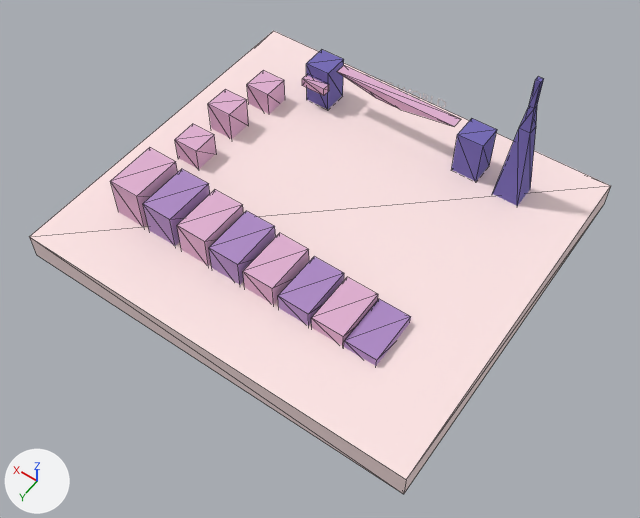
One commit to the glTF model front/public/assets/small.glb: the scene before it, then after it.
Rendered twice from a camera (50 mm lens) standing at (-116.0, 178.0, 233.0) and looking at (-9.0, 28.0, -2.0). Arrows for +X, +Y and +Z are at lower left; the lights stay in place. Mesh edges are drawn as thin lines on the coarser meshes. Where no turn or scale is listed for an object, it has been applied to the vertices.

The older version as bpy lines, for what is in view:
```python
ob_cube_004 = bpy.data.objects.new('Cube.004', me_cube_005)
ob_cube_004.location = (-24.8, 47.4, -2.5)
ob_cube_006 = bpy.data.objects.new('Cube.006', me_cube_007)
ob_cube_006.location = (1.0, 47.4, -2.5)
ob_cube_007 = bpy.data.objects.new('Cube.007', me_cube_008)
ob_cube_007.location = (15.2, 47.4, -2.5)
ob_cube_008 = bpy.data.objects.new('Cube.008', me_cube_009)
ob_cube_008.location = (29.2, 47.4, -2.5)
ob_cube_009 = bpy.data.objects.new('Cube.009', me_cube_010)
ob_cube_009.location = (42.8, 47.4, -2.5)
ob_cube_010 = bpy.data.objects.new('Cube.010', me_cube_011)
ob_cube_010.location = (57.6, 47.4, -2.5)
# also in view: 'Cube.001' at (58.0, 13.0, -1.0); 'Cube.005' at (-28.0, 41.0, -4.0); 'Cube.013' at (-28.0, -41.0, 4.0); 'Cube' at (3.0, 7.0, -10.0); 'Cube.016' at (55.0, -26.0, -2.0)
```
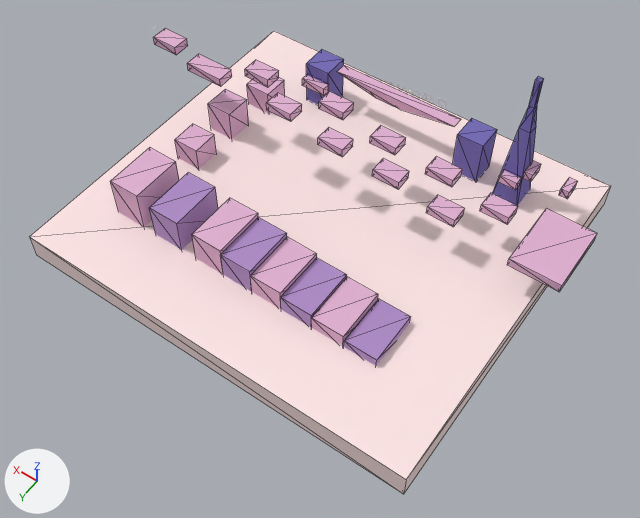
Commit message: Small Test Map update

Diff of the bpy script that builds the scene:
```diff
--- a/front/public/assets/small.glb.py
+++ b/front/public/assets/small.glb.py
@@ ob_cube_006 @@
 ob_cube_006 = bpy.data.objects.new('Cube.006', me_cube_007)
-ob_cube_006.location = (1.0, 47.4, -2.5)
+ob_cube_006.location = (0.0, 47.4, -2.5)
@@ ob_cube_007 @@
 ob_cube_007 = bpy.data.objects.new('Cube.007', me_cube_008)
-ob_cube_007.location = (15.2, 47.4, -2.5)
+ob_cube_007.location = (12.1, 47.4, -2.5)
@@ ob_cube_008 @@
 ob_cube_008 = bpy.data.objects.new('Cube.008', me_cube_009)
-ob_cube_008.location = (29.2, 47.4, -2.5)
+ob_cube_008.location = (24.2, 47.4, -2.5)
@@ ob_cube_009 @@
 ob_cube_009 = bpy.data.objects.new('Cube.009', me_cube_010)
-ob_cube_009.location = (42.8, 47.4, -2.5)
+ob_cube_009.location = (36.2, 47.4, -2.5)
@@ ob_cube_010 @@
 ob_cube_010 = bpy.data.objects.new('Cube.010', me_cube_011)
-ob_cube_010.location = (57.6, 47.4, -2.5)
+ob_cube_010.location = (54.6, 47.4, -2.5)
@@ ob_cube_031 @@
+ob_cube_031 = bpy.data.objects.new('Cube.031', me_cube_032)  # a box spanning x 44.3..54.55, y -41.34..-34.87, z 6.64..9.91; in mat_material_002 (pink #e1afd1)
+ob_cube_031.location = (30.1, 35.5, 19.8)
@@ ob_cube_030 @@
+ob_cube_030 = bpy.data.objects.new('Cube.030', me_cube_031)  # a box spanning x 39.4..54.5, y -41.3..-34.9, z 6.6..9.9; in mat_material_002 (pink #e1afd1)
+ob_cube_030.location = (14.9, 35.5, 15.2)
@@ ob_cube_029 @@
+ob_cube_029 = bpy.data.objects.new('Cube.029', me_cube_032.copy())
+ob_cube_029.location = (-4.0, 26.0, 15.2)
@@ ob_cube_028 @@
+ob_cube_028 = bpy.data.objects.new('Cube.028', me_cube_032.copy())
+ob_cube_028.location = (-21.1, 35.5, 15.2)
@@ ob_cube_027 @@
+ob_cube_027 = bpy.data.objects.new('Cube.027', me_cube_032.copy())
+ob_cube_027.location = (-34.5, 23.4, 14.1)
@@ ob_cube_026 @@
+ob_cube_026 = bpy.data.objects.new('Cube.026', me_cube_032.copy())
+ob_cube_026.location = (-42.7, 35.5, 10.9)
@@ ob_cube_025 @@
+ob_cube_025 = bpy.data.objects.new('Cube.025', me_cube_032.copy())
+ob_cube_025.location = (-56.2, 23.4, 9.7)
@@ ob_cube_024 @@
+ob_cube_024 = bpy.data.objects.new('Cube.024', me_cube_032.copy())
+ob_cube_024.location = (-65.2, 35.5, 9.0)
@@ ob_cube_023 @@
+ob_cube_023 = bpy.data.objects.new('Cube.023', me_cube_032.copy())
+ob_cube_023.location = (-78.7, 23.4, 7.8)
@@ ob_cube_022 @@
+ob_cube_022 = bpy.data.objects.new('Cube.022', me_cube_032.copy())
+ob_cube_022.location = (-86.9, 35.5, 4.6)
@@ ob_cube_021 @@
+ob_cube_021 = bpy.data.objects.new('Cube.021', me_cube_032.copy())
+ob_cube_021.location = (-100.4, 23.4, 3.5)
@@ ob_cube_020 @@
+ob_cube_020 = bpy.data.objects.new('Cube.020', me_cube_021)  # a box spanning x 32.6..51.0, y -41.3..-15.2, z 6.6..9.9; in mat_material_002 (pink #e1afd1)
+ob_cube_020.location = (-114.4, 16.6, 0.8)
@@ ob_cube_019 @@
+ob_cube_019 = bpy.data.objects.new('Cube.019', me_cube_020)  # a box spanning x 47.86..50.99, y -41.34..-34.87, z 6.64..9.91; in mat_material_002 (pink #e1afd1)
+ob_cube_019.location = (-114.4, -0.8, 0.8)
@@ ob_cube_018 @@
+ob_cube_018 = bpy.data.objects.new('Cube.018', me_cube_020.copy())
+ob_cube_018.location = (-100.6, -0.8, 0.8)
@@ ob_cube_017 @@
+ob_cube_017 = bpy.data.objects.new('Cube.017', me_cube_018)  # a box spanning x 44.16..50.99, y -35.17..-31.49, z 6.64..9.91; in mat_material_002 (pink #e1afd1)
+ob_cube_017.location = (-93.4, -0.6, -2.3)
```

Boxes [x1, y1, x2, y2] around the edits, measured in the pictures (640 x 518 px):
'Cube.020', added (pink): after [507, 209, 597, 292]
'Cube.010', moved: before [143, 169, 210, 246]; after [150, 173, 218, 250]
'Cube.009', moved: before [177, 190, 243, 266]; after [192, 198, 258, 274]
'Cube.008', moved: before [209, 211, 276, 284]; after [221, 217, 287, 292]
'Cube.007', moved: before [243, 233, 309, 305]; after [250, 237, 317, 309]
'Cube.006', moved: before [278, 256, 344, 326]; after [280, 258, 347, 327]
'Cube.030', added (pink): after [187, 54, 232, 87]
'Cube.022', added (pink): after [427, 195, 465, 227]
'Cube.021', added (pink): after [480, 193, 518, 224]
'Cube.024', added (pink): after [372, 158, 409, 189]
'Cube.023', added (pink): after [425, 157, 462, 187]
'Cube.026', added (pink): after [318, 127, 353, 157]
'Cube.025', added (pink): after [370, 126, 406, 155]
'Cube.028', added (pink): after [266, 93, 302, 122]
'Cube.027', added (pink): after [319, 91, 354, 120]
'Cube.029', added (pink): after [245, 60, 279, 87]
'Cube.031', added (pink): after [154, 28, 188, 55]
'Cube.017', added: after [498, 170, 521, 190]
'Cube.019', added: after [559, 177, 578, 199]
'Cube.018', added: after [523, 161, 541, 182]
